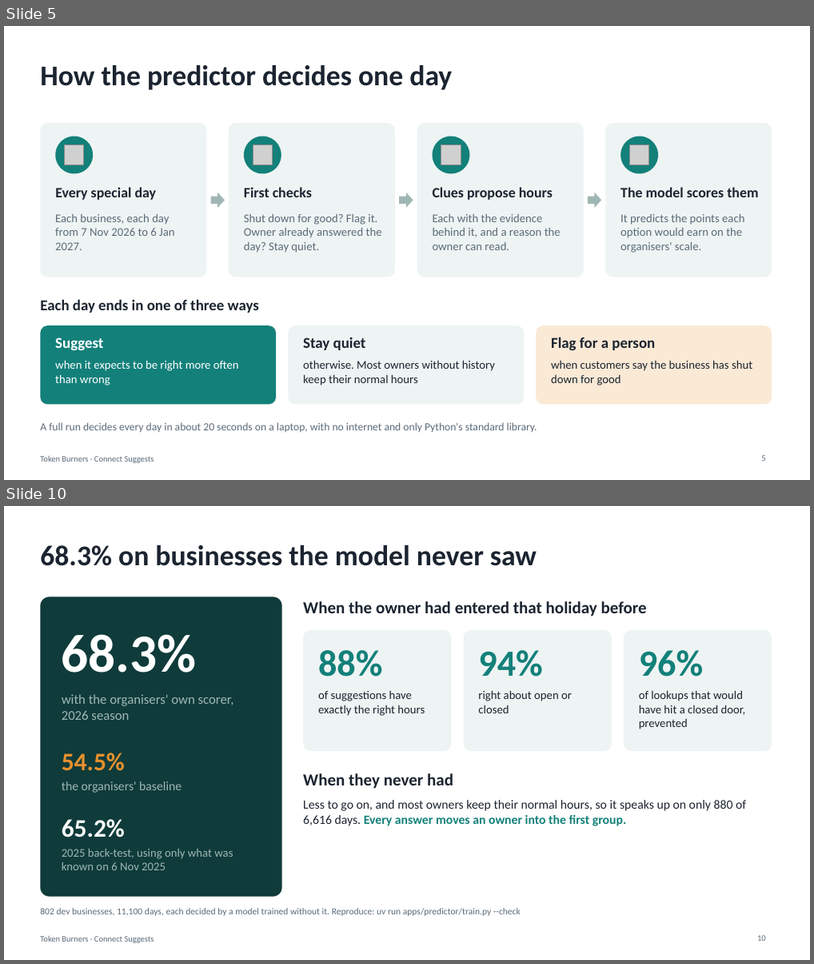
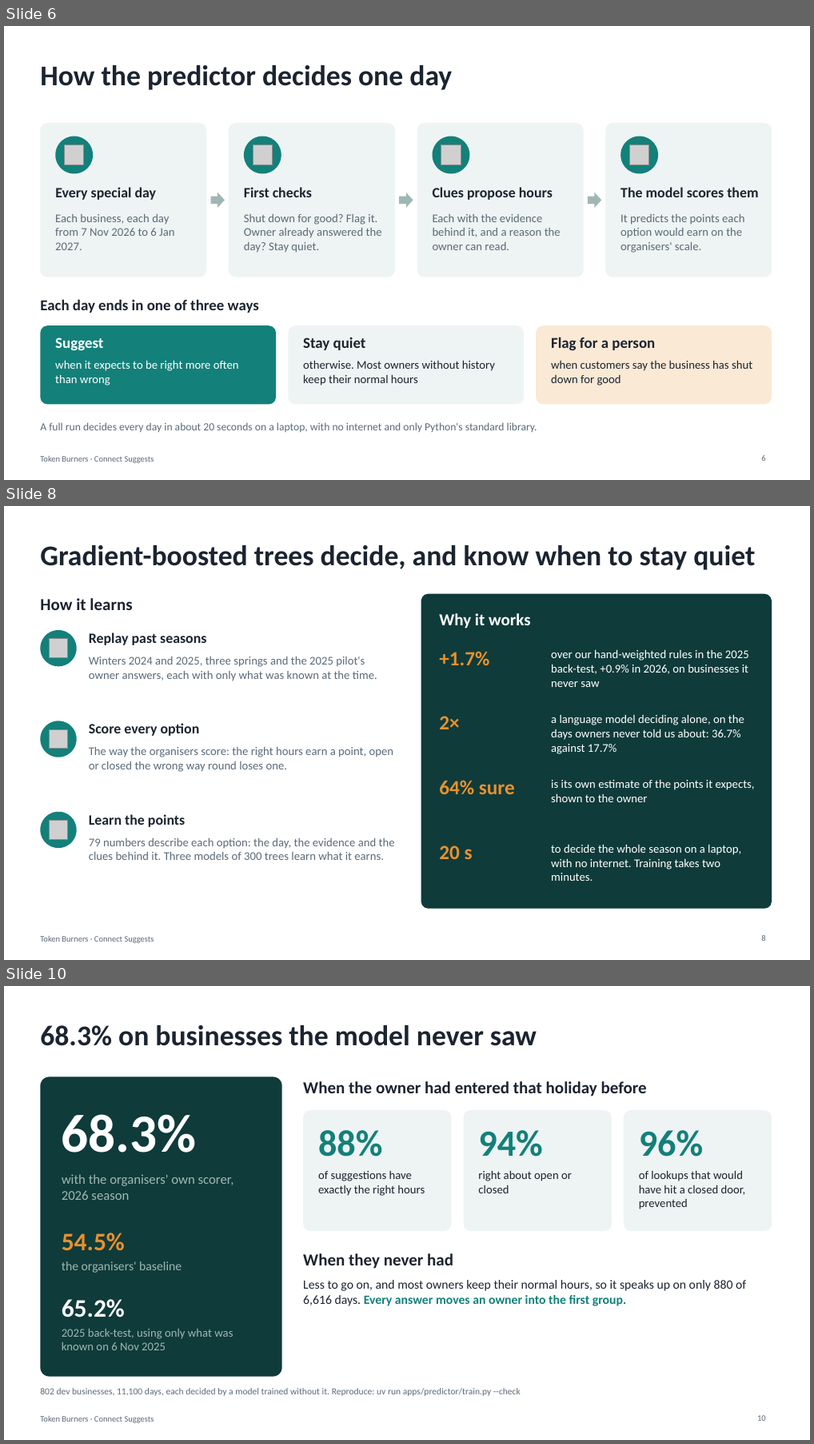
Before and after one commit to ptchtrns/fonecta-since-ai, a slide deck: docs/token-burners-connect-suggests.pptx. Shown one above the other, each under a label of ours: slides 5 and 10 before the commit, slides 6, 8 and 10 after it; the slides between them are not shown. The pictures are 814x964 and 814x1444 pixels, drawn with LibreOffice and Linux fonts; fonts in the diff are those of the drawing; grey boxes stand for pictures. Boxes give left, top, right and bottom in pixels: in the first picture for what was removed or moved away, otherwise in the second. Text is boxed around its words. In the diff, an @@ line names an element or a change of style, - is before the commit and + after.

Commit message:
Add the copilot to the demo video, and explain the gradient-boosted decider
- Demo video (2:38): the owner asks the Connecta AI copilot in Finnish to change Saturday's hours and gets a preview that changes nothing until she confirms
- README: the demo video is linked again, and a new section explains how the gradient-boosted trees decide and why they work
- Deck: a copilot slide and a slide on the gradient-boosted model; still 14 slides, with no history and learning merged into one

```diff
--- a/docs/token-burners-connect-suggests.pptx
+++ b/docs/token-burners-connect-suggests.pptx
@@ slide 8 added at (4,506,810,960), background #FFFFFF; not listed: 1 template element that a slide beside it also shows @@
@@ title added at (40,545,755,570), 34 pt, text #1B2430, bold @@
+Gradient-boosted trees decide, and know when to stay quiet
@@ text added at (40,598,132,610), 20 pt, text #1B2430, bold @@
+How it learns
@@ rounded rectangle added at (422,594,772,908), fill #0F3B3A @@
@@ text added at (439,613,531,628), 20 pt, text #FFFFFF, bold @@
+Why it works
@@ ellipse added at (40,630,77,666), fill #13807A @@
@@ picture added at (49,639,67,657) @@
@@ text added at (89,632,206,645), 17 pt, text #1B2430, bold @@
+Replay past seasons
@@ text added at (551,649,750,687), 14 pt, text #FFFFFF @@
+over our hand-weighted rules in the 2025 back-test, +0.9% in 2026, on businesses it never saw
@@ text added at (89,656,378,681), 14 pt, text #5B6B7A @@
+Winters 2024 and 2025, three springs and the 2025 pilot's owner answers, each with only what was known at the time.
@@ text added at (439,651,490,665), 24 pt, text #E8912D, bold @@
++1.7%
@@ ellipse added at (40,720,77,757), fill #13807A @@
@@ text added at (439,716,459,729), 24 pt, text #E8912D, bold @@
+2×
@@ text added at (551,714,745,754), 14 pt, text #FFFFFF @@
+a language model deciding alone, on the days owners never told us about: 36.7% against 17.7%
@@ picture added at (49,729,67,748) @@
@@ text added at (89,723,200,736), 17 pt, text #1B2430, bold @@
+Score every option
@@ text added at (89,747,394,772), 14 pt, text #5B6B7A @@
+The way the organisers score: the right hours earn a point, open or closed the wrong way round loses one.
@@ text added at (439,780,515,794), 24 pt, text #E8912D, bold @@
+64% sure
@@ text added at (551,779,755,802), 14 pt, text #FFFFFF @@
+is its own estimate of the points it expects, shown to the owner
@@ ellipse added at (40,812,77,848), fill #13807A @@
@@ text added at (89,814,185,827), 17 pt, text #1B2430, bold @@
+Learn the points
@@ picture added at (49,820,67,839) @@
@@ text added at (89,838,395,860), 14 pt, text #5B6B7A @@
+79 numbers describe each option: the day, the evidence and the clues behind it. Three models of 300 trees learn what it earns.
@@ text added at (439,845,473,859), 24 pt, text #E8912D, bold @@
+20 s
@@ text added at (551,844,742,880), 14 pt, text #FFFFFF @@
+to decide the whole season on a laptop, with no internet. Training takes two minutes.
@@ page number added at (762,935,766,940), 10 pt, text #5B6B7A @@
+8
@@ what was slide 5 is now slide 6 @@
```
Also in this commit, not shown: 2 slides changed, 1 other slide added, 2 slides removed, 3 other files.
